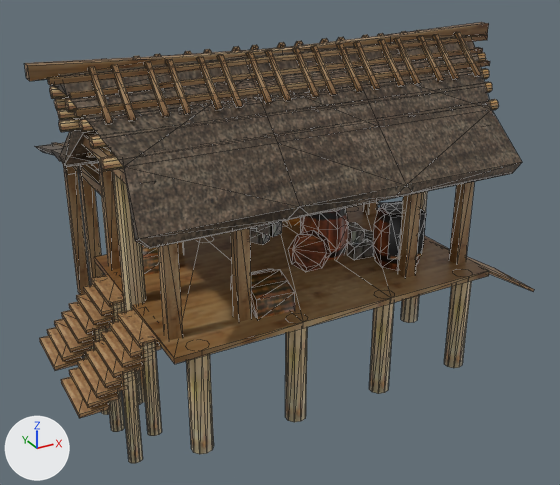
The COLLADA model art/meshes/structural/yayoi_storehouse.dae, before and after one commit.
Before and after are seen from a camera (50 mm lens) standing at (-0.332, -0.588, 0.358) and looking at (0.013, 0.04, 0.043). Lighting does not change. The marker at lower left points along +X, +Y and +Z. Mesh edges are drawn as thin lines.

Before the edit, the objects in view are built like this:
```python
me_cylinder_064 = bpy.data.meshes.new('Cylinder.064')
me_cylinder_064.from_pydata(...)  # 1678 vertices, 2338 faces; spans x -0.227..0.261, y -0.108..0.228, z -0.075..0.249
me_cylinder_064.materials.append(mat_material_008)  # picture img_yayoi_struct_png
ob_storehouse = bpy.data.objects.new('storehouse', me_cylinder_064)
ob_storehouse.location = (0.0, 0.0, 0.0)
```
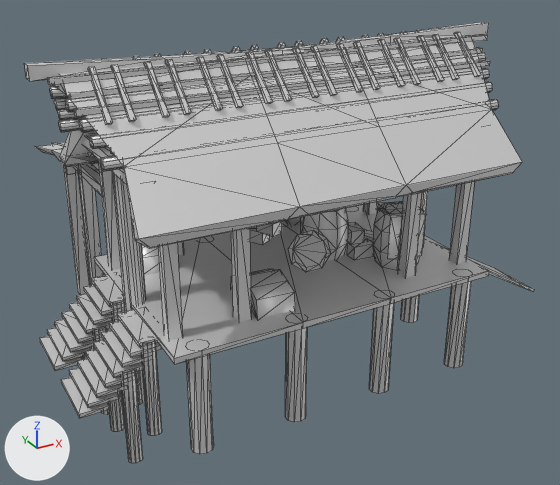
What differs and where, as boxes (x1, y1, x2, y2) in the pictures (560 x 485 px):
'storehouse', recoloured (brown to grey)
    both: (24, 22, 534, 463)

The change, as a diff of the scene's bpy script:
```diff
--- a/art/meshes/structural/yayoi_storehouse.dae.py
+++ b/art/meshes/structural/yayoi_storehouse.dae.py
@@ mat_material_008_001 @@
+mat_material_008_001 = principled_material('Material_008.001')
+mat_material_008_001.base_color = (0.8, 0.8, 0.8)  # white #e7e7e7
+mat_material_008_001.metallic = 0.5
@@ me_cylinder_064 @@
 me_cylinder_064.from_pydata(...)  # 1678 vertices, 2338 faces; spans x -0.227..0.261, y -0.108..0.228, z -0.075..0.249
-me_cylinder_064.materials.append(mat_material_008)  # picture img_yayoi_struct_png
+me_cylinder_064.materials.append(mat_material_008_001)  # white #e7e7e7
```
